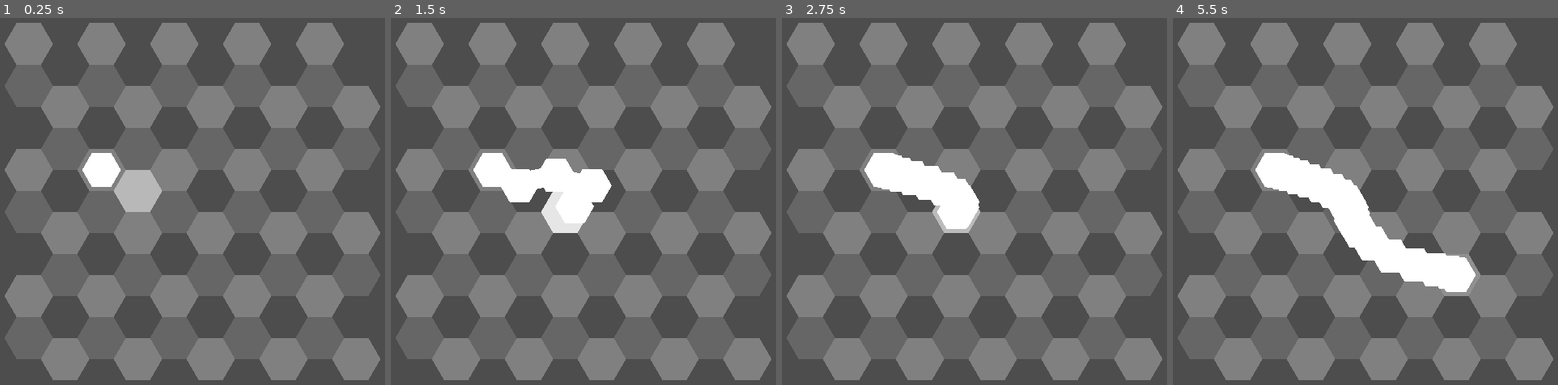
Above: before the commit, frames 1-4 (left to right).
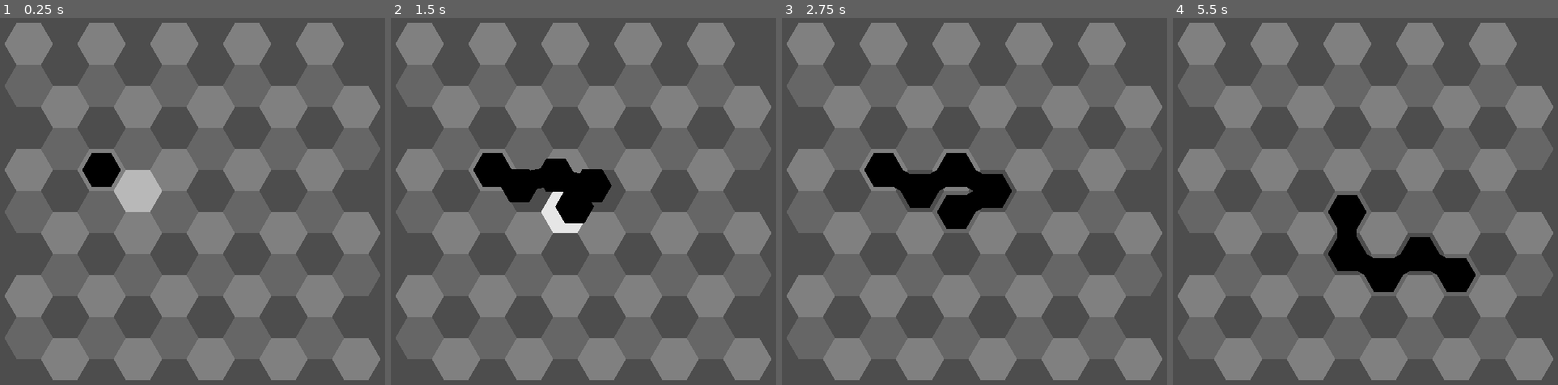
Above: after the commit, the same moments.

Repository: redpebble/sneksagon
Game: Godot game, scene res://scenes/map.tscn
Two runs of this game, one before a commit and one after it. Both use one fixed random seed, a clock stepped at 60 frames per second and the inputs below.
Inputs (mouse positions are in pixels of both pictures, inside the frame that each line leads up to):
- Up to frame 1 (0.25 s): no input
- Up to frame 2 (1.5 s): move the mouse to (691, 175) at 0.52 s; press the mouse at (691, 175) at 0.53 s; move the mouse to (487, 227) at 1.27 s; release the mouse at (487, 227) at 1.28 s; click (487, 227) at 1.35 s
- Up to frame 3 (2.75 s): move the mouse to (1024, 95) at 2.02 s; press the mouse at (1024, 95) at 2.03 s
- Up to frame 4 (5.5 s): move the mouse to (1342, 296) at 2.77 s; release the mouse at (1342, 296) at 2.78 s; click (1342, 296) at 2.85 s; move the mouse to (1511, 274) at 3.52 s; press the mouse at (1511, 274) at 3.53 s; move the mouse to (1219, 128) at 4.27 s; release the mouse at (1219, 128) at 4.28 s; click (1219, 128) at 4.35 s; move the mouse to (1388, 201) at 5.02 s; press the mouse at (1388, 201) at 5.03 s

The runs differ from the first frame. In frame 1, 0.7% of the frame differs, in the area x 21-32%, y 36-47%; in frame 2, 3.4%; in frame 3, 4.8%; in frame 4, 7.7%, in the area x 21-80%, y 36-76%.

Commit message:
Snake class works the way MoverHex did :D

Diff:
--- a/scenes/object_hex.gd
+++ b/scenes/object_hex.gd
@@ -10,6 +10,7 @@
 
 
 func _ready() -> void:
+	z_index = 10
 	scale *= 0.8
 
 func _process(_delta: float) -> void:
--- a/scenes/snake.gd
+++ b/scenes/snake.gd
@@ -1,15 +1,15 @@
 class_name Snake
 extends Node2D
 
-
+@export var color := Color.BLACK
 @onready var map = get_parent()
 
 var head : SnakeHex = null
 var max_length := 5
 
 
-func _ready() -> void:
-	z_index = 10 #place above highlight
+#func _ready() -> void:
+	#z_index = 10 #place above highlight
 
 func _process(_delta: float) -> void:
 	read_inputs()
@@ -23,11 +23,17 @@
 		move()
 
 func update_highlight():
-	var show_highlight : bool = (get_move_position() != global_position)
+	var show_highlight : bool = (get_move_position() != head.global_position)
 	Highlighter.highlight_position(get_move_position(), show_highlight)
 
 func get_move_position() -> Vector2:
-	return map.get_move_position(head, round_hexagonal(get_input_vector()))
+	var head_pos := head.global_position
+	var move_pos := head_pos
+	var potential_pos = map.get_move_position(head, round_hexagonal(get_input_vector()))
+	if potential_pos != head_pos:
+		move_pos = potential_pos
+	return move_pos
+
 func get_input_vector() -> Vector2:
 	var mouse_input_vector := head.global_position.direction_to(get_global_mouse_position())
 	return mouse_input_vector
@@ -36,9 +42,9 @@
 	if head.move_tween:
 		head.move_tween.kill()
 	var move_position = get_move_position()
-	extend()
-	head.move(move_position, duration)
-
+	if get_move_position() != head.global_position:
+		extend()
+		head.move(move_position, duration)
 
 func round_hexagonal(base_vector) -> Vector2:
 	var hex_direction : Vector2
@@ -48,16 +54,16 @@
 	#move when holding mouse button
 	return hex_direction
 
-
 func extend() -> void:
+	if get_length() >= max_length : return
 	var tail := get_tail()
 	if tail:
-		var new_hex : SnakeHex = map.create_hex(map.mover_hex_scn, map.get_hex_coords(tail.last_position), modulate)
+		var new_hex : SnakeHex = map.create_hex(map.mover_hex_scn, map.get_hex_coords(tail.last_position), color)
 		tail.next_segment = new_hex
 		new_hex.prev_segment = tail
 
 func make_head(hex_coords : Vector2) -> void:
-	head = map.create_hex(map.mover_hex_scn, hex_coords, modulate)
+	head = map.create_hex(map.mover_hex_scn, hex_coords, color)
 
 func get_tail() -> SnakeHex:
 	var current_hex := head
